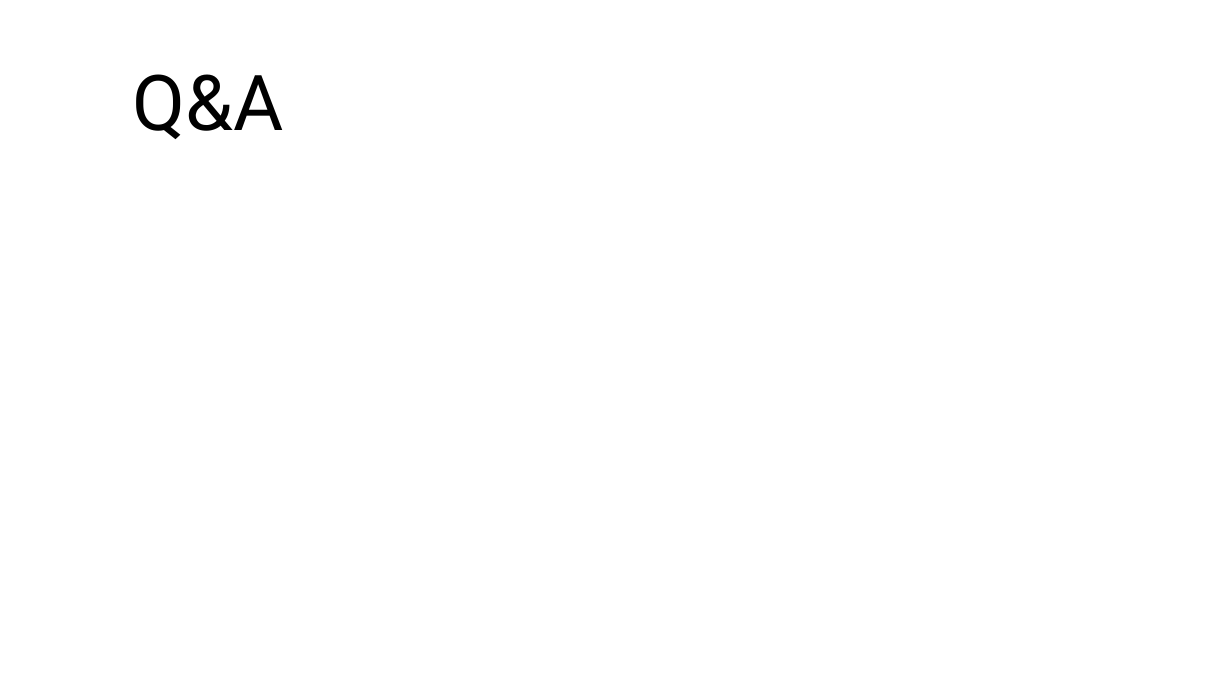
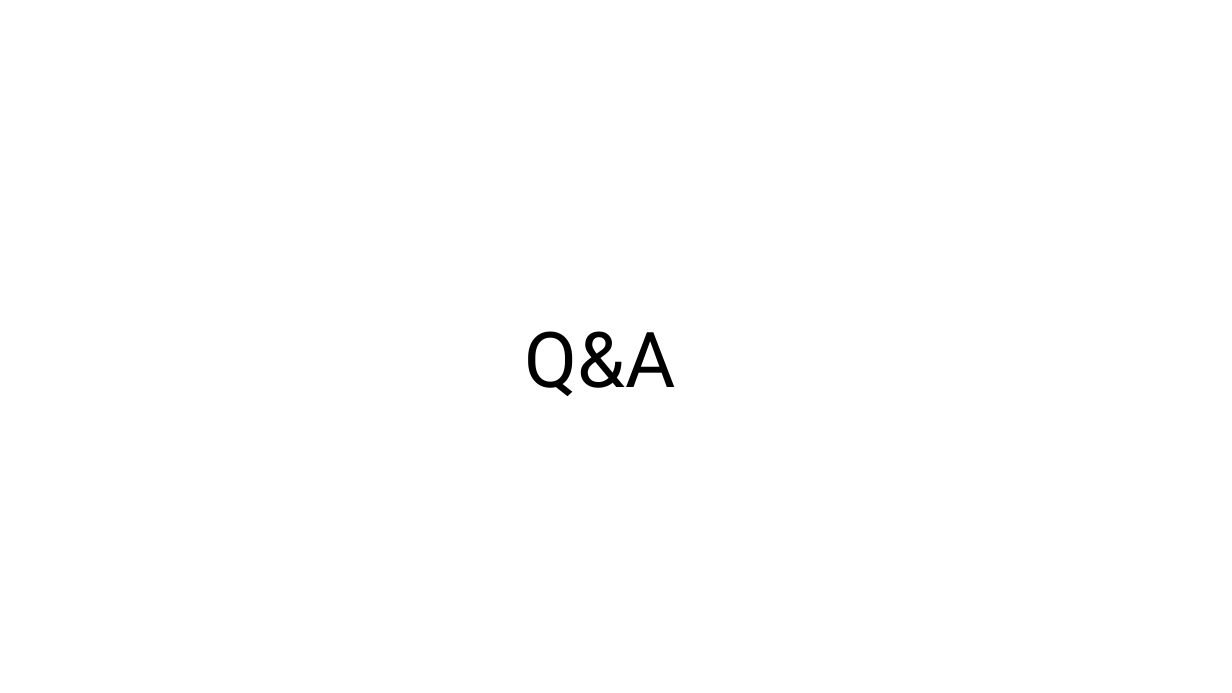
Before and after one commit to sumitkadu/Git101_WomenWhoCode, a slide deck: slide 14 of Git101_WWC.pptx (slide 13 before the commit). Drawn at 1232x693 pixels with LibreOffice and Linux fonts; fonts in the diff are those of the drawing. Boxes give left, top, right and bottom in pixels: in the first picture for what was removed or moved away, otherwise in the second. Text is boxed around its words. In the diff, an @@ line names an element or a change of style, - is before the commit and + after.

```diff
--- a/Git101_WWC.pptx
+++ b/Git101_WWC.pptx
@@ text "Q&A": place and size @@
-text "Q&A" at <box>132,74,283,139</box>
+text "Q&A" at <box>525,331,676,396</box>
```
Also in this commit, not shown: 4 other slides changed, 1 slide added.
